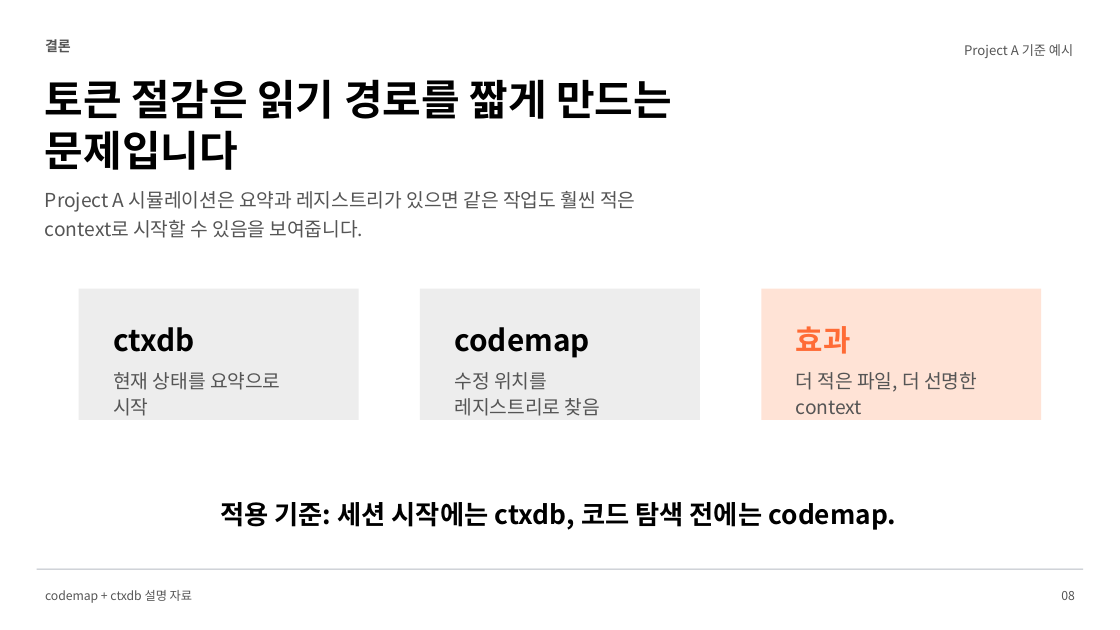
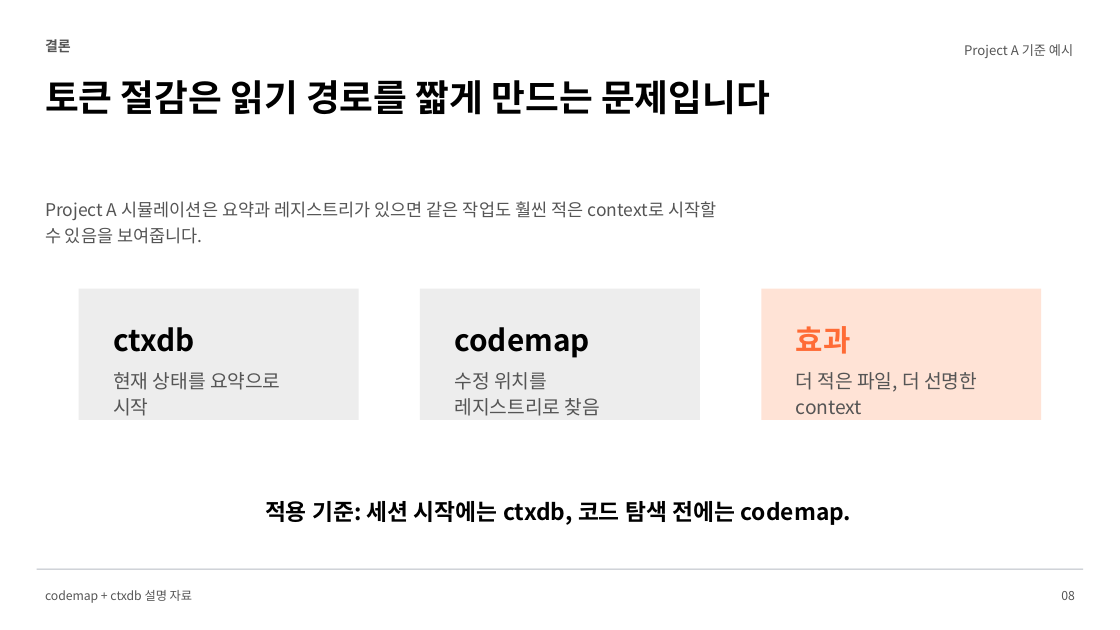
Before and after one commit to LigoSoo/pawpad, a slide deck: slide 8 of outputs/codemap-ctxdb-token-simulation.pptx. Drawn at 1120x630 pixels with LibreOffice and Linux fonts; fonts in the diff are those of the drawing. Boxes give left, top, right and bottom in pixels: in the first picture for what was removed or moved away, otherwise in the second. Text is boxed around its words. In the diff, an @@ line names an element or a change of style, - is before the commit and + after.

Commit message:
docs: fix explainer deck text overlap

```diff
--- a/outputs/codemap-ctxdb-token-simulation.pptx
+++ b/outputs/codemap-ctxdb-token-simulation.pptx
@@ text "토큰 절감은 읽기 경로를 짧게 ..." at [45,80,770,115]: size 36 to 31.5 pt; line spacing 1.02 to 1.05 @@
@@ text "Project A 시뮬레이션은 요약과 레지스트리가 ...": place and size @@
-text "Project A 시뮬레이션은 요약과 레지스트리가 ..." at [45,191,635,238]
+text "Project A 시뮬레이션은 요약과 레지스트리가 ..." at [45,201,716,244]
@@ text "Project A 시뮬레이션은 요약과 레지스트리가 ..." at [45,201,716,244]: size 16.5 to 15 pt; line spacing 1.25 to 1.22 @@
@@ text "적용 기준: 세션 시작에는 ctxdb, ..." at [265,501,852,525]: size 22.5 to 19.5 pt @@
```
Also in this commit, not shown: 7 other slides changed.
